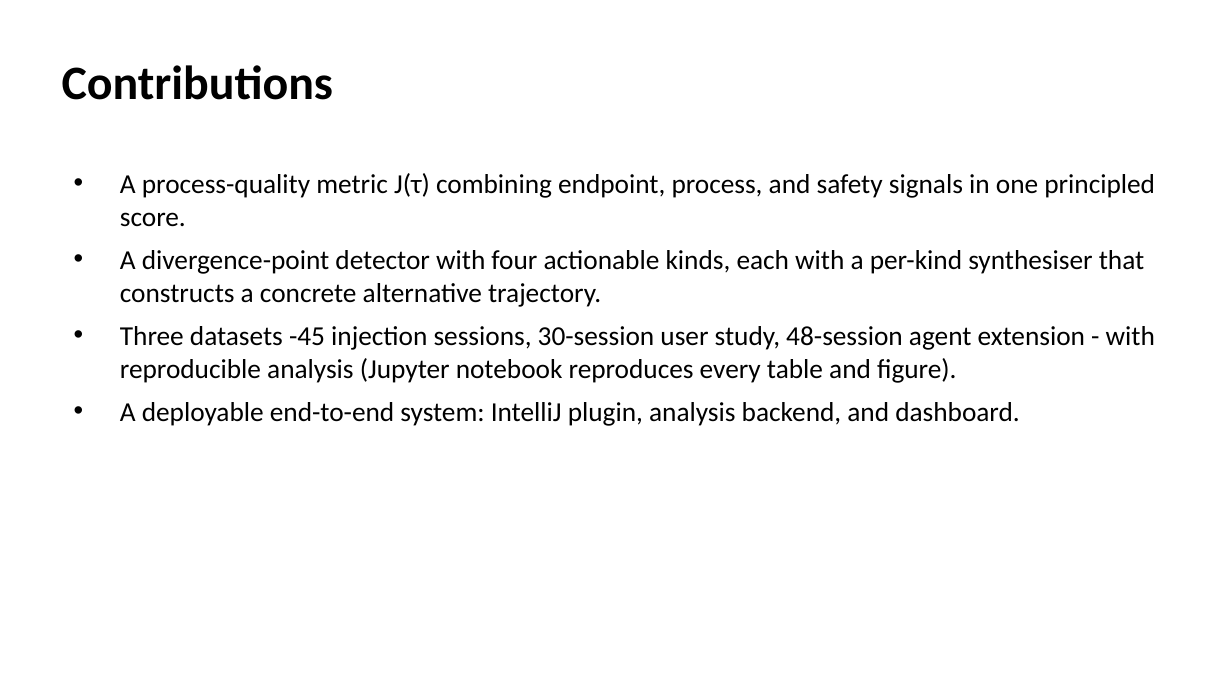
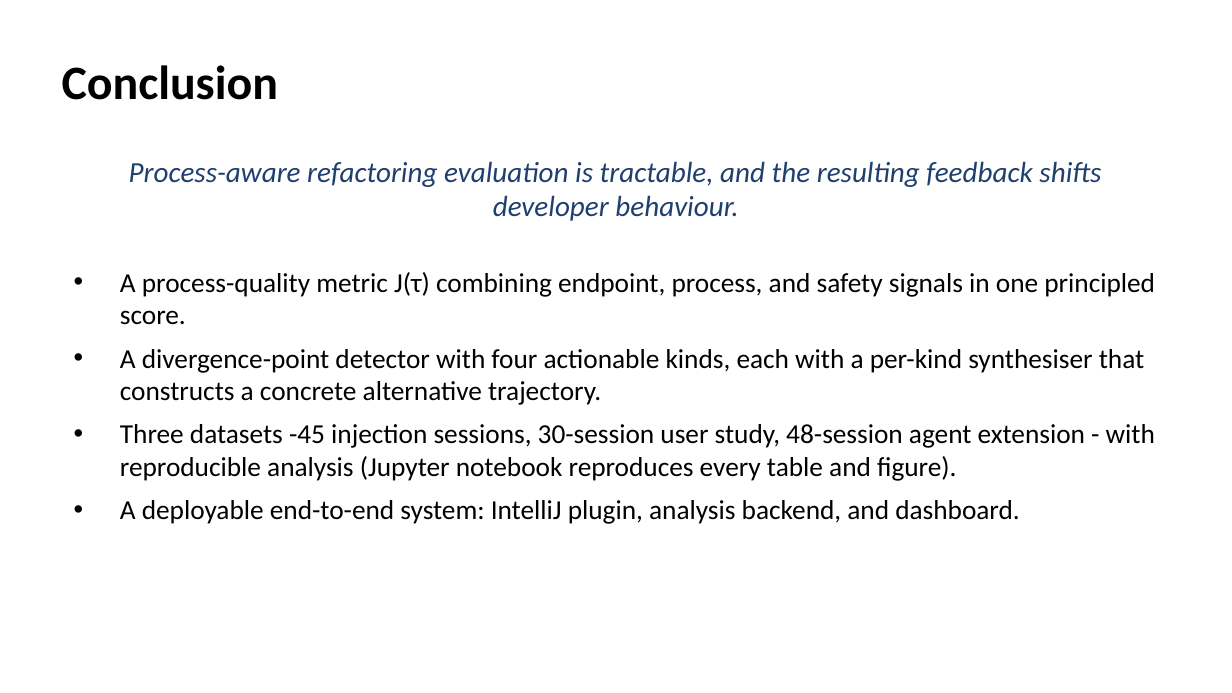
Before and after one commit to EthanHosier/fyp, a slide deck: slide 23 of presentation/slides.pptx (slide 25 before the commit). Drawn at 1232x693 pixels with LibreOffice and Linux fonts; fonts in the diff are those of the drawing. Boxes give left, top, right and bottom in pixels: in the first picture for what was removed or moved away, otherwise in the second. Text is boxed around its words. In the diff, an @@ line names an element or a change of style, - is before the commit and + after.

Commit message:
feat: lightly modify conclusion slide

```diff
--- a/presentation/slides.pptx
+++ b/presentation/slides.pptx
@@ text at (x1=62, y1=65, x2=278, y2=100): text changed @@
-Contributions
+Conclusion
@@ text added at (x1=129, y1=161, x2=1101, y2=221), 17 pt, text #1F3F6F, italic @@
+Process-aware refactoring evaluation is tractable, and the resulting feedback shifts developer behaviour.
@@ text "A process-quality metric J(τ) combining ..." moved from (x1=120, y1=173, x2=1155, y2=426) to (x1=120, y1=272, x2=1155, y2=524) @@
```
Also in this commit, not shown: 5 other slides changed, 2 slides removed, 1 other file.
